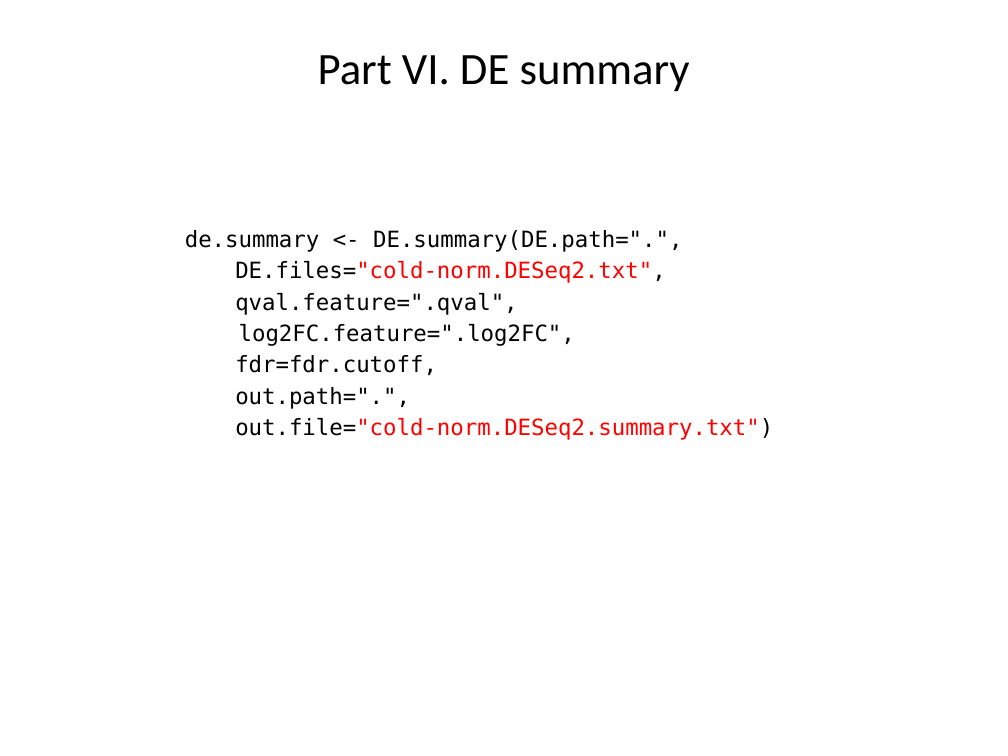
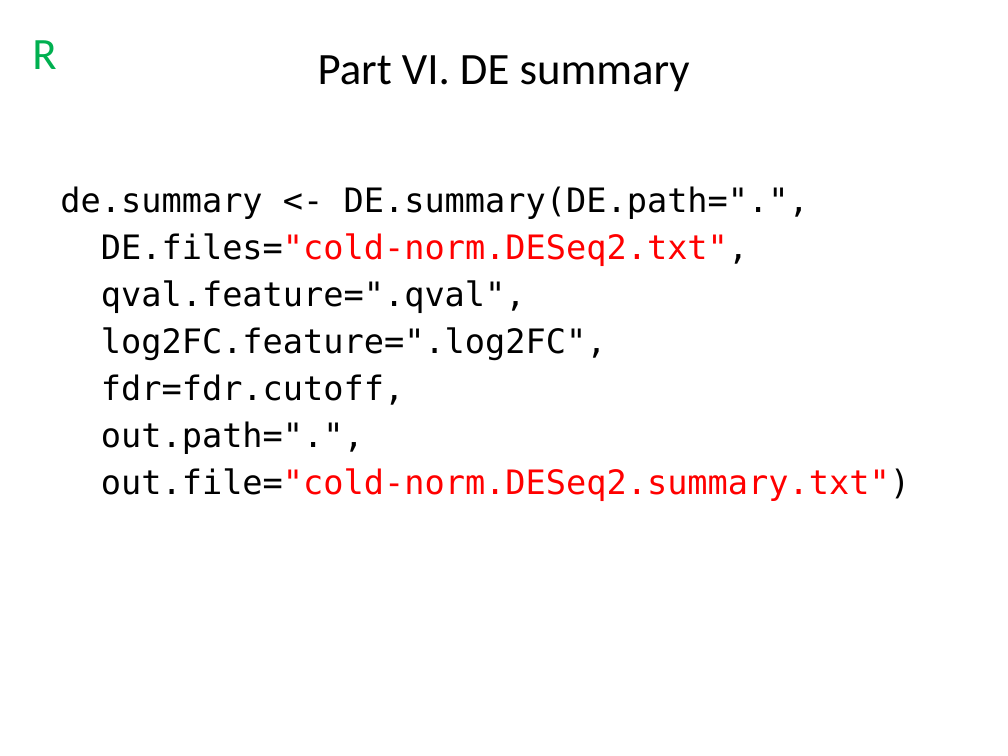
Before and after one commit to liu3zhenlab/teaching, a slide deck: slide 25 of PLPTH813Bioinformatis/2021/inclassProjects/lecture02_in-class-project/RNA-Seq/in-class.project_DE.pptx (slide 24 before the commit). Drawn at 1008x756 pixels with LibreOffice and Linux fonts; fonts in the diff are those of the drawing. Boxes give left, top, right and bottom in pixels: in the first picture for what was removed or moved away, otherwise in the second. Text is boxed around its words. In the diff, an @@ line names an element or a change of style, - is before the commit and + after.

```diff
--- a/PLPTH813Bioinformatis/2021/inclassProjects/lecture02_in-class-project/RNA-Seq/in-class.project_DE.pptx
+++ b/PLPTH813Bioinformatis/2021/inclassProjects/lecture02_in-class-project/RNA-Seq/in-class.project_DE.pptx
@@ text added at (32, 40, 56, 69), 32 pt, text #00B050 @@
+R
@@ text "de.summary <- DE.summary(DE.path=".",": place and size @@
-text "de.summary <- DE.summary(DE.path="."," at (185, 230, 773, 440)
+text "de.summary <- DE.summary(DE.path="."," at (60, 186, 910, 501)
@@ text "de.summary <- DE.summary(DE.path="."," at (60, 186, 910, 501): size 16 to 24 pt; more space between paragraphs @@
```
Also in this commit, not shown: 14 other slides changed, 4 slides added, 2 slides removed, 19 other files.
